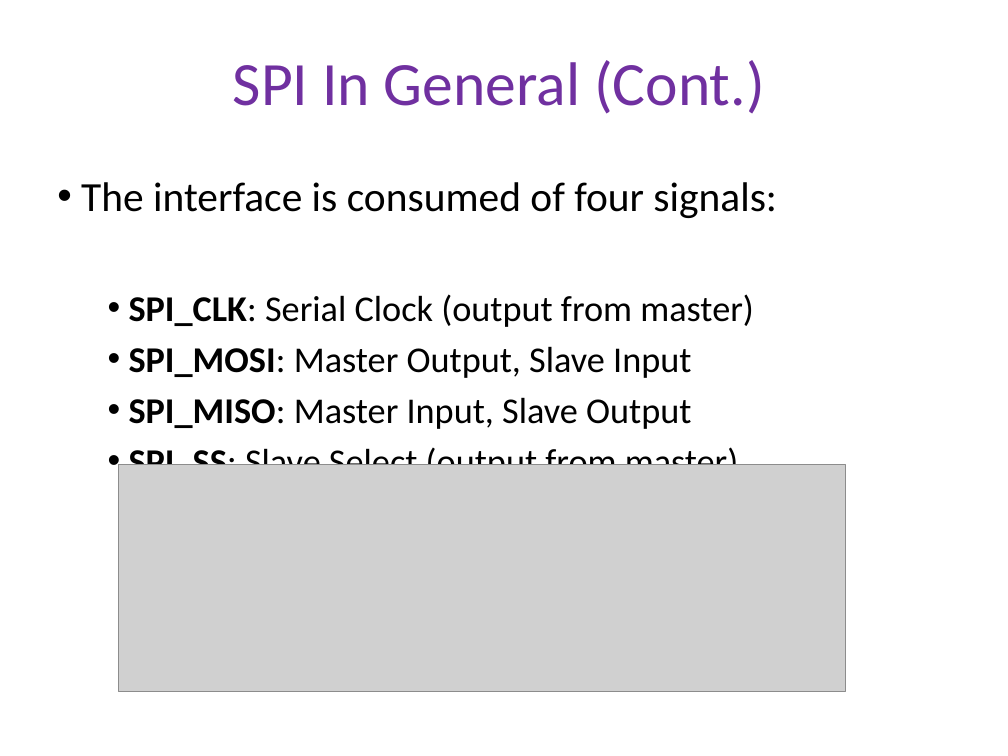
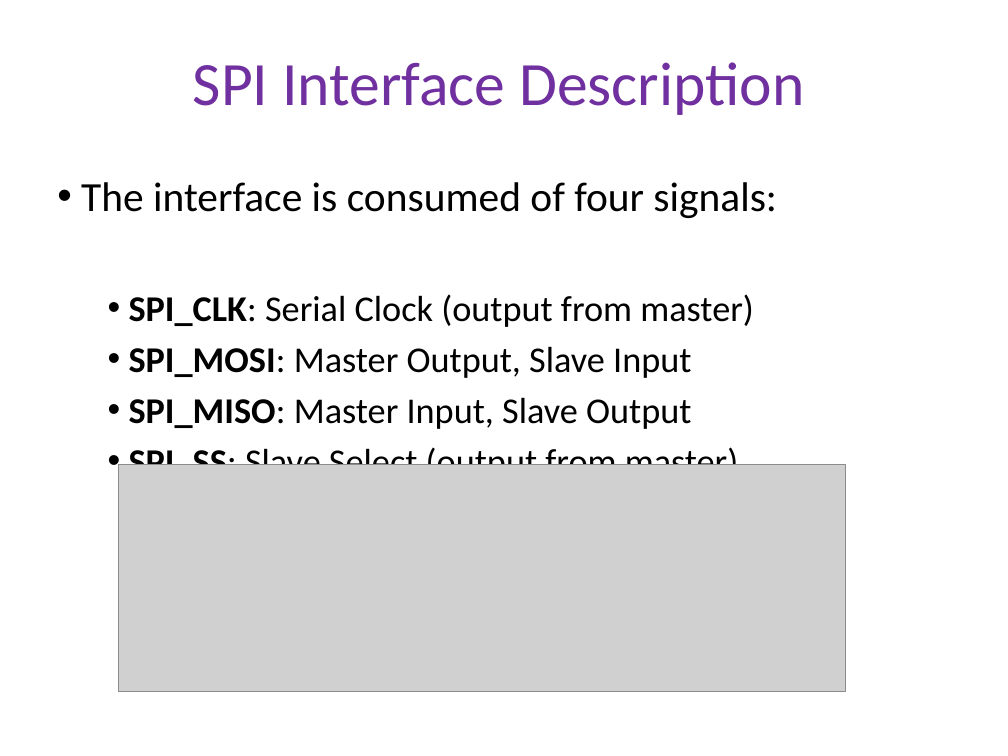
Before and after one commit to dengqingyong/vlsi-spi, a slide deck: slide 4 of Presentations/Final_Presentation/spi_final_presentation.pptx. Drawn at 1008x756 pixels with LibreOffice and Linux fonts; fonts in the diff are those of the drawing; grey boxes stand for pictures; background and template pictures are left out. Boxes give left, top, right and bottom in pixels: in the first picture for what was removed or moved away, otherwise in the second. Text is boxed around its words. In the diff, an @@ line names an element or a change of style, - is before the commit and + after.

```diff
--- a/Presentations/Final_Presentation/spi_final_presentation.pptx
+++ b/Presentations/Final_Presentation/spi_final_presentation.pptx
@@ title at bbox=[193, 62, 804, 115]: text changed @@
-SPI In General (Cont.)
+SPI Interface Description
```
Also in this commit, not shown: 15 other slides changed, 9 slides added, 1 slide removed, 1 other file.
